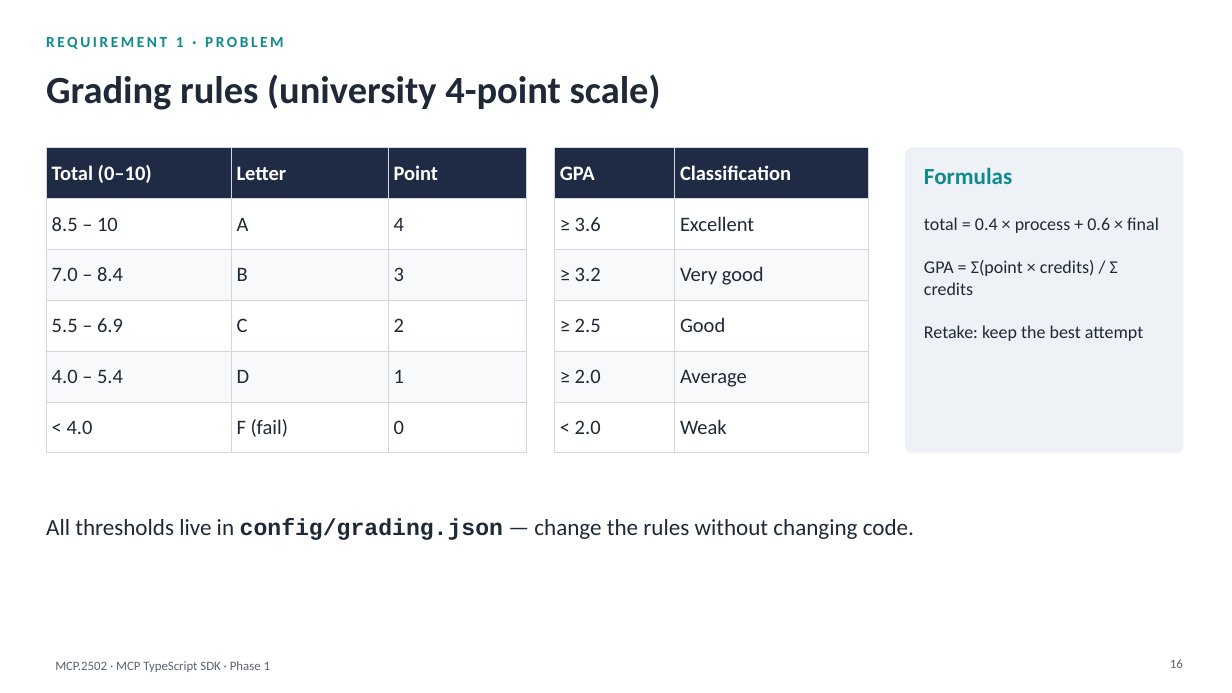
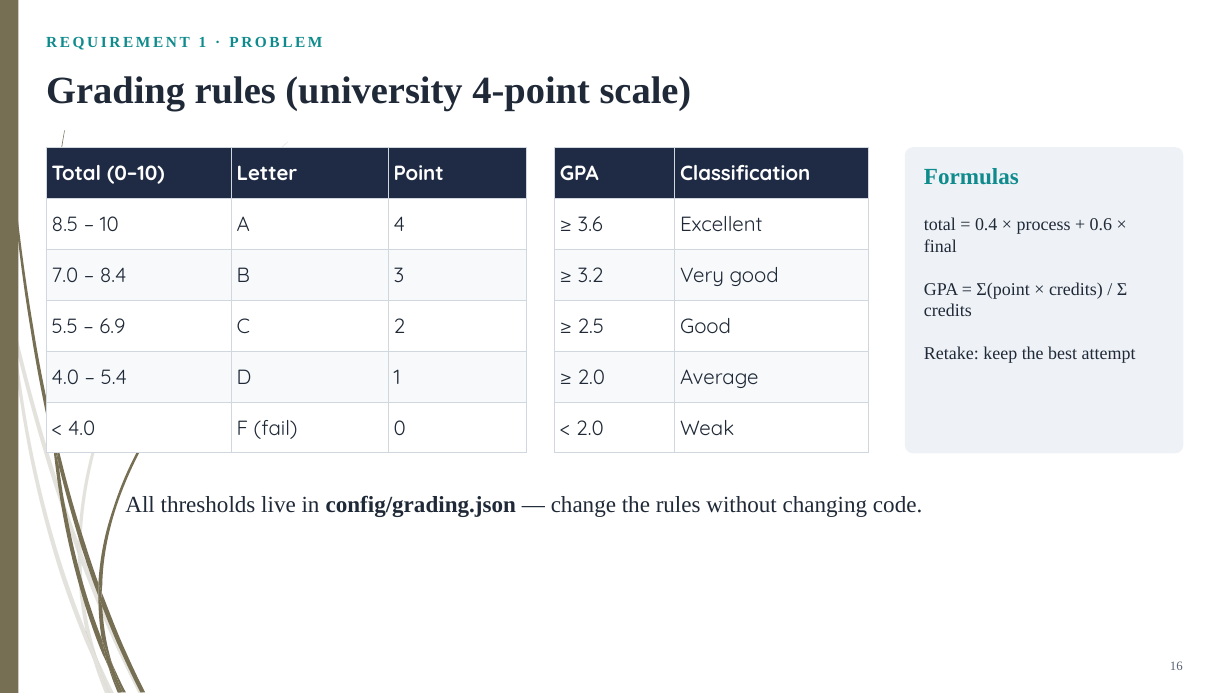
Before and after one commit to HaHiepThanh/mcp-ts, a slide deck: slide 16 of phase1/MCP-TS-SDK-phase1.pptx. Drawn at 1232x693 pixels with LibreOffice and Linux fonts; fonts in the diff are those of the drawing. Boxes give left, top, right and bottom in pixels: in the first picture for what was removed or moved away, otherwise in the second. Text is boxed around its words. In the diff, an @@ line names an element or a change of style, - is before the commit and + after.

```diff
--- a/phase1/MCP-TS-SDK-phase1.pptx
+++ b/phase1/MCP-TS-SDK-phase1.pptx
@@ rectangle added at [0, 0, 18, 693], fill #766F54 @@
@@ table at [46, 148, 527, 453] @@
@@ font Calibri to Quicksand @@
@@ table at [555, 148, 869, 453] @@
@@ font Calibri to Quicksand @@
@@ font Calibri to Times New Roman in 4 elements at [46, 36, 322, 50], [46, 76, 692, 111], [924, 168, 1019, 185], [924, 217, 1136, 363] @@
@@ text "All thresholds live in config/grading.json ...": place and size @@
-text "All thresholds live in config/grading.json ..." at [46, 519, 914, 540]
+text "All thresholds live in config/grading.json ..." at [125, 495, 922, 517]
@@ text "All thresholds live in config/grading.json ..." at [125, 495, 922, 517]: font Calibri to Times New Roman in "All thresholds live in — change the ..."; font Courier New to Times New Roman in "config/grading.json" @@
@@ group added at [0, 141, 288, 693]: 10 freeform shapes @@
@@ group added at [3, 0, 240, 693]: 12 freeform shapes @@
@@ page number at [1170, 661, 1183, 670]: font Calibri to Times New Roman; vertical alignment top to middle @@
@@ text removed at [55, 661, 270, 672] @@
-MCP.2502 · MCP TypeScript SDK · Phase 1
```
Also in this commit, not shown: 45 other slides changed, 36 other files.
